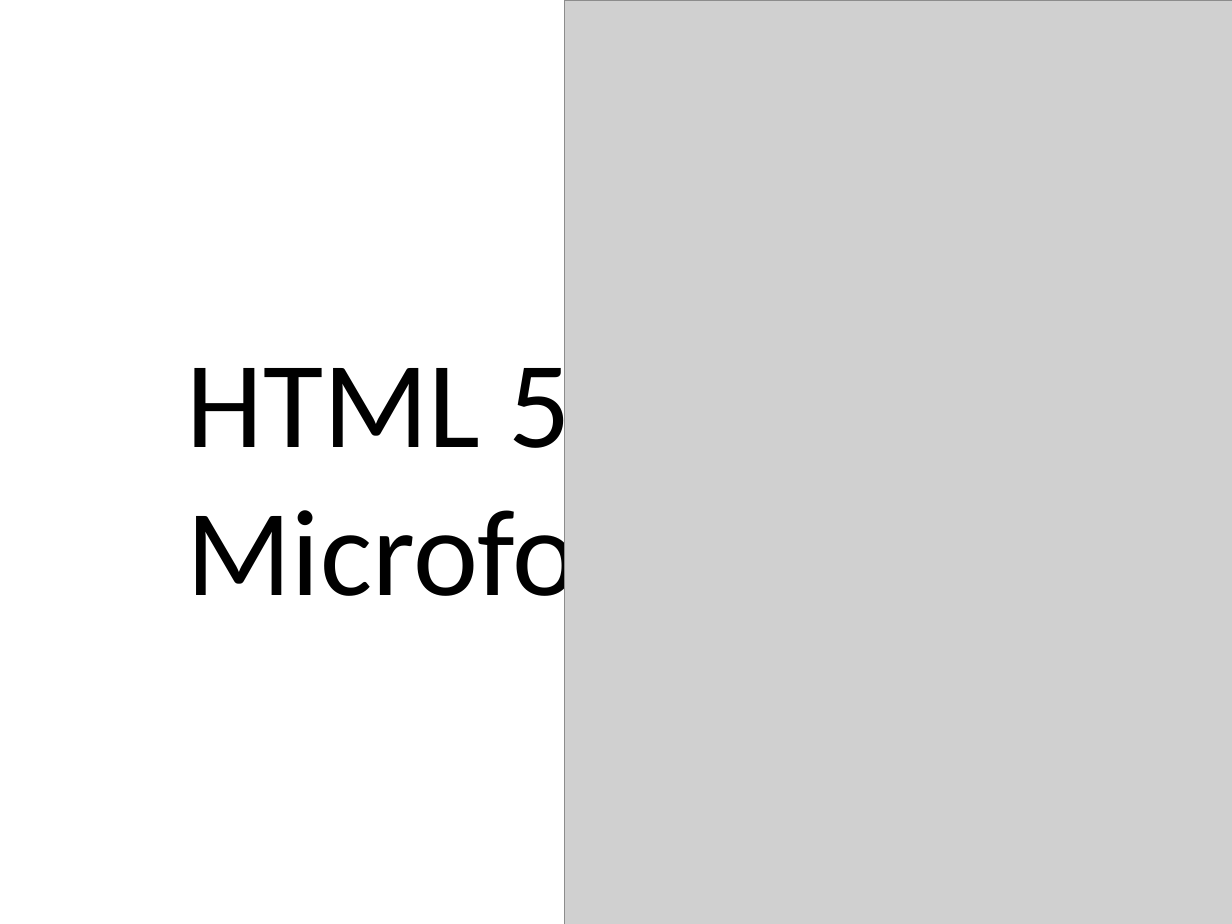
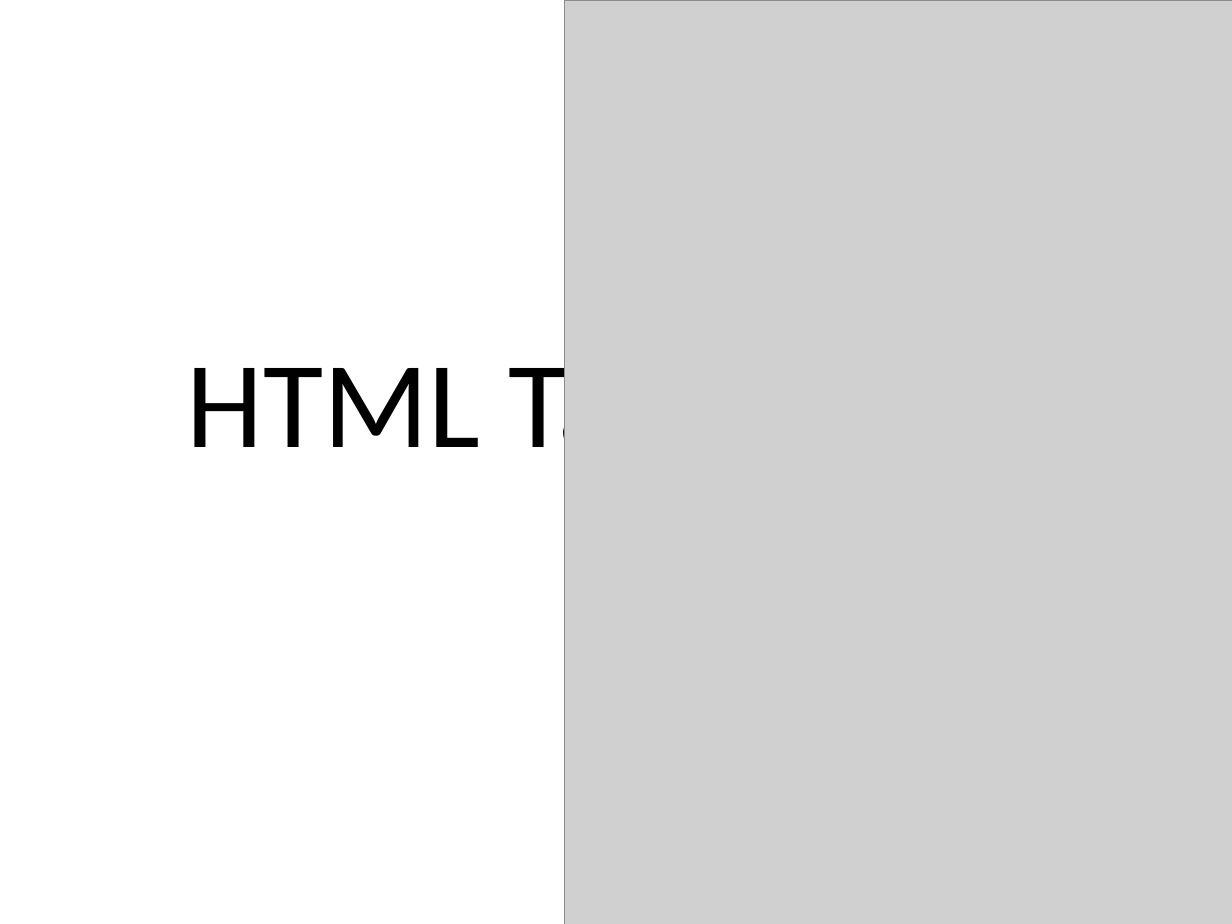
Before and after one commit to punchouty/accessibility, a slide deck: slide 16 of ppt/aria.pptx (slide 9 before the commit). Drawn at 1232x924 pixels with LibreOffice and Linux fonts; fonts in the diff are those of the drawing; grey boxes stand for pictures; background and template pictures are left out. Boxes give left, top, right and bottom in pixels: in the first picture for what was removed or moved away, otherwise in the second. Text is boxed around its words. In the diff, an @@ line names an element or a change of style, - is before the commit and + after.

```diff
--- a/ppt/aria.pptx
+++ b/ppt/aria.pptx
@@ text at [187,345,820,475]: text changed @@
-HTML 5 Microformats
+HTML Tables
```
Also in this commit, not shown: 4 other slides changed, 4 slides added, 12 other files.
